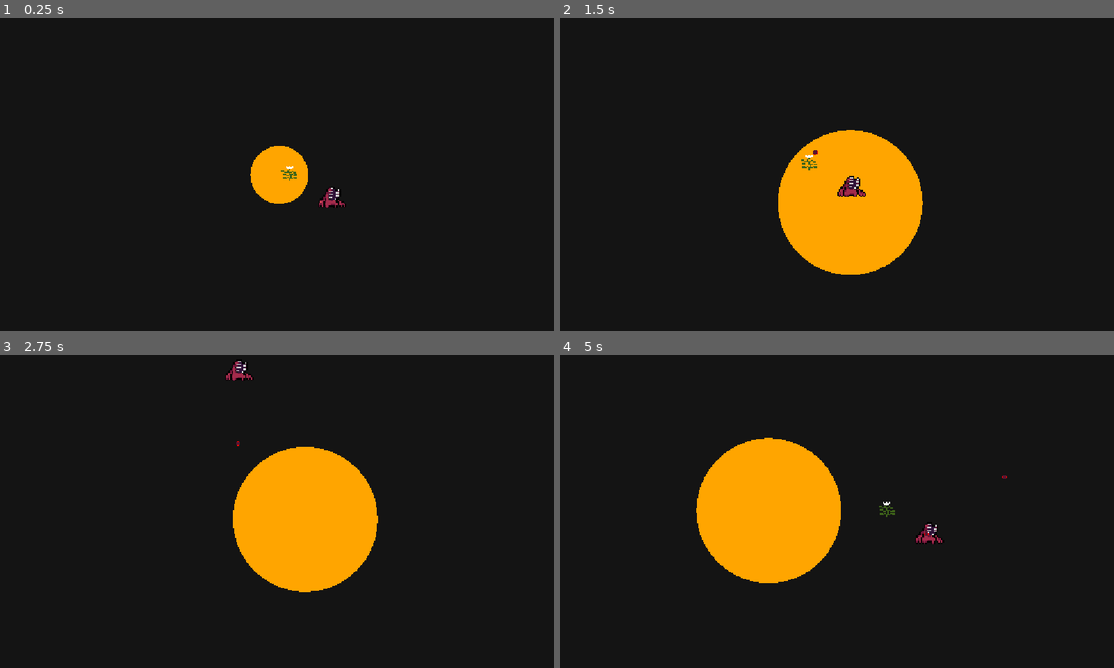
Above: before the commit, frames 1-4 (two rows, left to right).
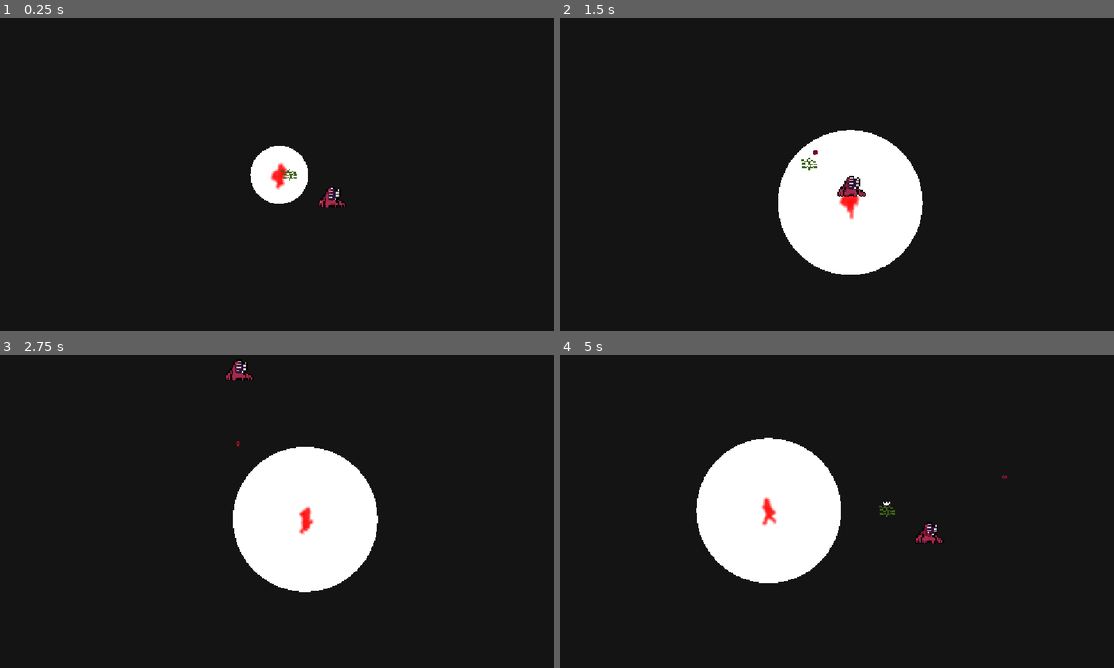
Above: after the commit, the same moments.

Repository: julianrugo22/jamprom
Game: Godot game, scene res://scenes/main.tscn
Two runs of this game, one before a commit and one after it. Both use one fixed random seed, a clock stepped at 60 frames per second and the inputs below. The engine's default icon, where the game draws it, is replaced by a stand-in: a white triangle on a blue panel in a dark square.
Inputs (mouse positions are in pixels of both pictures, inside the frame that each line leads up to):
- Up to frame 1 (0.25 s): no input
- Up to frame 2 (1.5 s): move the mouse to (958, 158) at 0.52 s; hold Right (ui_right) 0.53-1.28 s; hold Space (Dash_attack) 0.53-1.28 s; click (958, 158) at 0.67 s; move the mouse to (726, 190) at 1.27 s; hold Down (ui_down) from 1.28 s (still down); tap Space (Dash_attack) at 1.35 s
- Up to frame 3 (2.75 s): move the mouse to (332, 442) at 2.02 s; release Down (ui_down) at 2.03 s; hold Right (ui_right) from 2.03 s (still down); hold Space (Dash_attack) from 2.03 s (still down)
- Up to frame 4 (5 s): move the mouse to (809, 574) at 2.77 s; release Right (ui_right) at 2.78 s; release Space (Dash_attack) at 2.78 s; hold Up (ui_up) 2.78-3.53 s; tap Space (Dash_attack) at 2.85, 4.35 s; click (809, 574) at 2.92 s; move the mouse to (1003, 558) at 3.52 s; hold Space (Dash_attack) 3.53-4.28 s; hold Left (ui_left) from 3.53 s (still down); move the mouse to (670, 464) at 4.27 s

The runs differ from the first frame. In frame 1, 1.5% of the frame differs, in the area x 45-56%, y 40-60%; in frame 2, 9.2%; in frame 3, 9.5%, in the area x 42-69%, y 29-76%; in frame 4, 9.5%.

Commit message:
a priori el hero

Diff:
--- a/data/parameters.gd
+++ b/data/parameters.gd
@@ -1,6 +1,6 @@
 extends Node
 
-
+var DIRECTION_ADJUSTMENT:float = 0.4
 var CHARGING_TIMER:float = 2
 var DASH_TIMER:float = 1
 var DASH_SPEED = 800
--- a/scenes/hero.gd
+++ b/scenes/hero.gd
@@ -1,10 +1,11 @@
 extends CharacterBody2D
-
+var _direction: Vector2 = Vector2(0,0)
 @export var animation: Node
 @onready var _charge_timer = $Charge_Timer
 @onready var _dash_timer = $Dash_Timer
 signal request_tracking
-
+var CARDINALS_NAMES = ["n", "ne", "e", "se", "s", "sw", "w", "nw"]
+var CARDINALS_VECTORS = [ Vector2(0,-1), Vector2(1,-1).normalized(), Vector2(1,0), Vector2(1,1).normalized(), Vector2(0,1), Vector2(-1,1).normalized(), Vector2(-1,0), Vector2(-1,-1).normalized() ]
 var _momentum: float = 0
 var _is_dashing = false
 var _dash_charged = false
@@ -45,8 +46,8 @@
 
 
 func _physics_process(delta: float) -> void:
+	_direction = Vector2(0,0)
 
-	var _direction: Vector2 = Vector2(0,0)
 	if Input.is_action_pressed("ui_right"):
 		_direction += Vector2(1,0)
 
@@ -83,14 +84,26 @@
 func _process(delta: float) -> void:
 	_radius = clamp(_momentum * Param.MOMENTUM_RADIUS_CONVERSION, Param.STARTING_MOMENTUM * Param.MOMENTUM_RADIUS_CONVERSION, Param.MAX_RADIUS)
 
-	animation.play("run")
+	var _animation_name = "idle_"
+
+	if _momentum == 0:
+		_animation_name = "idle_"
+	else:
+		_animation_name = "run_"
+
+		#animation.play("run")
+
+	for i in range(8):
+		if _direction == CARDINALS_VECTORS[i]:
+			animation.play(_animation_name + CARDINALS_NAMES[i])
+
 
 	queue_redraw()
 
 
 
 func _draw():
-	draw_circle(Vector2.ZERO, _radius, Color.ORANGE)
+	draw_circle(Vector2.ZERO, _radius, Color.WHITE)
 
 
 func _on_timer_timeout() -> void:
--- a/scenes/hero.tscn
+++ b/scenes/hero.tscn
@@ -2,6 +2,14 @@
 
 [ext_resource type="Texture2D" uid="uid://85guwe3um8ch" path="res://assets/male_hero_template.png" id="1_3uyx6"]
 [ext_resource type="Script" uid="uid://cg33sl6vt5mp1" path="res://scenes/hero.gd" id="1_yvbpl"]
+[ext_resource type="Texture2D" uid="uid://c3jfnoowl2kno" path="res://assets/animacionespicantesanashe/rollnashe_6.png" id="3_n5qna"]
+[ext_resource type="Texture2D" uid="uid://6srcenkvtmel" path="res://assets/animacionespicantesanashe/rollnashe_4.png" id="4_d6xj2"]
+[ext_resource type="Texture2D" uid="uid://bs4i4c1nkydrw" path="res://assets/animacionespicantesanashe/rollnashe_5.png" id="5_sryfu"]
+[ext_resource type="Texture2D" uid="uid://dykvg0dovhbsf" path="res://assets/animacionespicantesanashe/rollnashe_3.png" id="6_6mqrs"]
+[ext_resource type="Texture2D" uid="uid://cq2232bvktvwm" path="res://assets/animacionespicantesanashe/rollnashe_8.png" id="7_k8rms"]
+[ext_resource type="Texture2D" uid="uid://bk5k7kaue87lx" path="res://assets/animacionespicantesanashe/rollnashe_7.png" id="8_lunib"]
+[ext_resource type="Texture2D" uid="uid://b02a440eywnos" path="res://assets/animacionespicantesanashe/rollnashe_1.png" id="9_2grt1"]
+[ext_resource type="Texture2D" uid="uid://bk5p5bwm0cd5d" path="res://assets/animacionespicantesanashe/rollnashe_2.png" id="10_wynkb"]
 
 [sub_resource type="AtlasTexture" id="AtlasTexture_yvbpl"]
 atlas = ExtResource("1_3uyx6")
@@ -46,6 +54,422 @@
 [sub_resource type="AtlasTexture" id="AtlasTexture_6mqrs"]
 atlas = ExtResource("1_3uyx6")
 region = Rect2(1152, 384, 128, 128)
+
+[sub_resource type="AtlasTexture" id="AtlasTexture_fuux7"]
+atlas = ExtResource("3_n5qna")
+region = Rect2(0, 0, 256, 256)
+
+[sub_resource type="AtlasTexture" id="AtlasTexture_8m75t"]
+atlas = ExtResource("3_n5qna")
+region = Rect2(256, 0, 256, 256)
+
+[sub_resource type="AtlasTexture" id="AtlasTexture_rvoeo"]
+atlas = ExtResource("3_n5qna")
+region = Rect2(512, 0, 256, 256)
+
+[sub_resource type="AtlasTexture" id="AtlasTexture_syei6"]
+atlas = ExtResource("3_n5qna")
+region = Rect2(768, 0, 256, 256)
+
+[sub_resource type="AtlasTexture" id="AtlasTexture_85qs6"]
+atlas = ExtResource("3_n5qna")
+region = Rect2(0, 256, 256, 256)
+
+[sub_resource type="AtlasTexture" id="AtlasTexture_wc88v"]
+atlas = ExtResource("3_n5qna")
+region = Rect2(256, 256, 256, 256)
+
+[sub_resource type="AtlasTexture" id="AtlasTexture_kt0c4"]
+atlas = ExtResource("3_n5qna")
+region = Rect2(512, 256, 256, 256)
+
+[sub_resource type="AtlasTexture" id="AtlasTexture_rpah5"]
+atlas = ExtResource("3_n5qna")
+region = Rect2(768, 256, 256, 256)
+
+[sub_resource type="AtlasTexture" id="AtlasTexture_4kg8r"]
+atlas = ExtResource("3_n5qna")
+region = Rect2(0, 512, 256, 256)
+
+[sub_resource type="AtlasTexture" id="AtlasTexture_4ul70"]
+atlas = ExtResource("3_n5qna")
+region = Rect2(256, 512, 256, 256)
+
+[sub_resource type="AtlasTexture" id="AtlasTexture_61g13"]
+atlas = ExtResource("3_n5qna")
+region = Rect2(512, 512, 256, 256)
+
+[sub_resource type="AtlasTexture" id="AtlasTexture_7l7r2"]
+atlas = ExtResource("3_n5qna")
+region = Rect2(768, 512, 256, 256)
+
+[sub_resource type="AtlasTexture" id="AtlasTexture_nh6g3"]
+atlas = ExtResource("3_n5qna")
+region = Rect2(0, 768, 256, 256)
+
+[sub_resource type="AtlasTexture" id="AtlasTexture_8v78m"]
+atlas = ExtResource("4_d6xj2")
+region = Rect2(0, 0, 256, 256)
+
+[sub_resource type="AtlasTexture" id="AtlasTexture_48qaf"]
+atlas = ExtResource("4_d6xj2")
+region = Rect2(256, 0, 256, 256)
+
+[sub_resource type="AtlasTexture" id="AtlasTexture_delsk"]
+atlas = ExtResource("4_d6xj2")
+region = Rect2(512, 0, 256, 256)
+
+[sub_resource type="AtlasTexture" id="AtlasTexture_158md"]
+atlas = ExtResource("4_d6xj2")
+region = Rect2(768, 0, 256, 256)
+
+[sub_resource type="AtlasTexture" id="AtlasTexture_j0f64"]
+atlas = ExtResource("4_d6xj2")
+region = Rect2(0, 256, 256, 256)
+
+[sub_resource type="AtlasTexture" id="AtlasTexture_akksl"]
+atlas = ExtResource("4_d6xj2")
+region = Rect2(256, 256, 256, 256)
+
+[sub_resource type="AtlasTexture" id="AtlasTexture_u7rdq"]
+atlas = ExtResource("4_d6xj2")
+region = Rect2(512, 256, 256, 256)
+
+[sub_resource type="AtlasTexture" id="AtlasTexture_pku1t"]
+atlas = ExtResource("4_d6xj2")
+region = Rect2(768, 256, 256, 256)
+
+[sub_resource type="AtlasTexture" id="AtlasTexture_fd06a"]
+atlas = ExtResource("4_d6xj2")
+region = Rect2(0, 512, 256, 256)
+
+[sub_resource type="AtlasTexture" id="AtlasTexture_dvtb3"]
+atlas = ExtResource("4_d6xj2")
+region = Rect2(256, 512, 256, 256)
+
+[sub_resource type="AtlasTexture" id="AtlasTexture_u7y3v"]
+atlas = ExtResource("4_d6xj2")
+region = Rect2(512, 512, 256, 256)
+
+[sub_resource type="AtlasTexture" id="AtlasTexture_u7ksq"]
+atlas = ExtResource("4_d6xj2")
+region = Rect2(768, 512, 256, 256)
+
+[sub_resource type="AtlasTexture" id="AtlasTexture_lyirt"]
+atlas = ExtResource("4_d6xj2")
+region = Rect2(0, 768, 256, 256)
+
+[sub_resource type="AtlasTexture" id="AtlasTexture_pasmt"]
+atlas = ExtResource("5_sryfu")
+region = Rect2(0, 0, 256, 256)
+
+[sub_resource type="AtlasTexture" id="AtlasTexture_tsxnk"]
+atlas = ExtResource("5_sryfu")
+region = Rect2(256, 0, 256, 256)
+
+[sub_resource type="AtlasTexture" id="AtlasTexture_6xrt3"]
+atlas = ExtResource("5_sryfu")
+region = Rect2(512, 0, 256, 256)
+
+[sub_resource type="AtlasTexture" id="AtlasTexture_54d4v"]
+atlas = ExtResource("5_sryfu")
+region = Rect2(768, 0, 256, 256)
+
+[sub_resource type="AtlasTexture" id="AtlasTexture_m72ym"]
+atlas = ExtResource("5_sryfu")
+region = Rect2(0, 256, 256, 256)
+
+[sub_resource type="AtlasTexture" id="AtlasTexture_5e70t"]
+atlas = ExtResource("5_sryfu")
+region = Rect2(256, 256, 256, 256)
+
+[sub_resource type="AtlasTexture" id="AtlasTexture_5dxqo"]
+atlas = ExtResource("5_sryfu")
+region = Rect2(512, 256, 256, 256)
+
+[sub_resource type="AtlasTexture" id="AtlasTexture_4v2qv"]
+atlas = ExtResource("5_sryfu")
+region = Rect2(768, 256, 256, 256)
+
+[sub_resource type="AtlasTexture" id="AtlasTexture_05r1h"]
+atlas = ExtResource("5_sryfu")
+region = Rect2(0, 512, 256, 256)
+
+[sub_resource type="AtlasTexture" id="AtlasTexture_i8in1"]
+atlas = ExtResource("5_sryfu")
+region = Rect2(256, 512, 256, 256)
+
+[sub_resource type="AtlasTexture" id="AtlasTexture_hn7jl"]
+atlas = ExtResource("5_sryfu")
+region = Rect2(512, 512, 256, 256)
+
+[sub_resource type="AtlasTexture" id="AtlasTexture_jjdmo"]
+atlas = ExtResource("5_sryfu")
+region = Rect2(768, 512, 256, 256)
+
+[sub_resource type="AtlasTexture" id="AtlasTexture_ffar2"]
+atlas = ExtResource("5_sryfu")
+region = Rect2(0, 768, 256, 256)
+
+[sub_resource type="AtlasTexture" id="AtlasTexture_t0jj8"]
+atlas = ExtResource("6_6mqrs")
+region = Rect2(0, 0, 256, 256)
+
+[sub_resource type="AtlasTexture" id="AtlasTexture_bjjcb"]
+atlas = ExtResource("6_6mqrs")
+region = Rect2(256, 0, 256, 256)
+
+[sub_resource type="AtlasTexture" id="AtlasTexture_1ktsb"]
+atlas = ExtResource("6_6mqrs")
+region = Rect2(512, 0, 256, 256)
+
+[sub_resource type="AtlasTexture" id="AtlasTexture_5gu81"]
+atlas = ExtResource("6_6mqrs")
+region = Rect2(768, 0, 256, 256)
+
+[sub_resource type="AtlasTexture" id="AtlasTexture_ps45g"]
+atlas = ExtResource("6_6mqrs")
+region = Rect2(0, 256, 256, 256)
+
+[sub_resource type="AtlasTexture" id="AtlasTexture_fbll3"]
+atlas = ExtResource("6_6mqrs")
+region = Rect2(256, 256, 256, 256)
+
+[sub_resource type="AtlasTexture" id="AtlasTexture_aw3ld"]
+atlas = ExtResource("6_6mqrs")
+region = Rect2(512, 256, 256, 256)
+
+[sub_resource type="AtlasTexture" id="AtlasTexture_pfjxo"]
+atlas = ExtResource("6_6mqrs")
+region = Rect2(768, 256, 256, 256)
+
+[sub_resource type="AtlasTexture" id="AtlasTexture_lrikj"]
+atlas = ExtResource("6_6mqrs")
+region = Rect2(0, 512, 256, 256)
+
+[sub_resource type="AtlasTexture" id="AtlasTexture_rx3em"]
+atlas = ExtResource("6_6mqrs")
+region = Rect2(256, 512, 256, 256)
+
+[sub_resource type="AtlasTexture" id="AtlasTexture_se6mv"]
+atlas = ExtResource("6_6mqrs")
+region = Rect2(512, 512, 256, 256)
+
+[sub_resource type="AtlasTexture" id="AtlasTexture_qvhjw"]
+atlas = ExtResource("6_6mqrs")
+region = Rect2(768, 512, 256, 256)
+
+[sub_resource type="AtlasTexture" id="AtlasTexture_12dr8"]
+atlas = ExtResource("6_6mqrs")
+region = Rect2(0, 768, 256, 256)
+
+[sub_resource type="AtlasTexture" id="AtlasTexture_ov74w"]
+atlas = ExtResource("7_k8rms")
+region = Rect2(0, 0, 256, 256)
+
+[sub_resource type="AtlasTexture" id="AtlasTexture_d0tjj"]
+atlas = ExtResource("7_k8rms")
+region = Rect2(256, 0, 256, 256)
+
+[sub_resource type="AtlasTexture" id="AtlasTexture_dh4be"]
+atlas = ExtResource("7_k8rms")
+region = Rect2(512, 0, 256, 256)
+
+[sub_resource type="AtlasTexture" id="AtlasTexture_a8lnc"]
+atlas = ExtResource("7_k8rms")
+region = Rect2(768, 0, 256, 256)
+
+[sub_resource type="AtlasTexture" id="AtlasTexture_jniie"]
+atlas = ExtResource("7_k8rms")
+region = Rect2(0, 256, 256, 256)
+
+[sub_resource type="AtlasTexture" id="AtlasTexture_d88lm"]
+atlas = ExtResource("7_k8rms")
+region = Rect2(256, 256, 256, 256)
+
+[sub_resource type="AtlasTexture" id="AtlasTexture_mpkdo"]
+atlas = ExtResource("7_k8rms")
+region = Rect2(512, 256, 256, 256)
+
+[sub_resource type="AtlasTexture" id="AtlasTexture_oayr2"]
+atlas = ExtResource("7_k8rms")
+region = Rect2(768, 256, 256, 256)
+
+[sub_resource type="AtlasTexture" id="AtlasTexture_p0r7a"]
+atlas = ExtResource("7_k8rms")
+region = Rect2(0, 512, 256, 256)
+
+[sub_resource type="AtlasTexture" id="AtlasTexture_6biqx"]
+atlas = ExtResource("7_k8rms")
+region = Rect2(256, 512, 256, 256)
+
+[sub_resource type="AtlasTexture" id="AtlasTexture_1b1mi"]
+atlas = ExtResource("7_k8rms")
+region = Rect2(512, 512, 256, 256)
+
+[sub_resource type="AtlasTexture" id="AtlasTexture_sangf"]
+atlas = ExtResource("7_k8rms")
+region = Rect2(768, 512, 256, 256)
+
+[sub_resource type="AtlasTexture" id="AtlasTexture_sr8qx"]
+atlas = ExtResource("7_k8rms")
+region = Rect2(0, 768, 256, 256)
+
+[sub_resource type="AtlasTexture" id="AtlasTexture_bik4e"]
+atlas = ExtResource("8_lunib")
+region = Rect2(0, 0, 256, 256)
+
+[sub_resource type="AtlasTexture" id="AtlasTexture_omgoq"]
+atlas = ExtResource("8_lunib")
+region = Rect2(256, 0, 256, 256)
+
+[sub_resource type="AtlasTexture" id="AtlasTexture_madks"]
+atlas = ExtResource("8_lunib")
+region = Rect2(512, 0, 256, 256)
+
+[sub_resource type="AtlasTexture" id="AtlasTexture_osulc"]
+atlas = ExtResource("8_lunib")
+region = Rect2(768, 0, 256, 256)
+
+[sub_resource type="AtlasTexture" id="AtlasTexture_cupsh"]
+atlas = ExtResource("8_lunib")
+region = Rect2(0, 256, 256, 256)
+
+[sub_resource type="AtlasTexture" id="AtlasTexture_t1ln6"]
+atlas = ExtResource("8_lunib")
+region = Rect2(256, 256, 256, 256)
+
+[sub_resource type="AtlasTexture" id="AtlasTexture_5r5he"]
+atlas = ExtResource("8_lunib")
+region = Rect2(512, 256, 256, 256)
+
+[sub_resource type="AtlasTexture" id="AtlasTexture_cuxdf"]
+atlas = ExtResource("8_lunib")
+region = Rect2(768, 256, 256, 256)
+
+[sub_resource type="AtlasTexture" id="AtlasTexture_5wdp5"]
+atlas = ExtResource("8_lunib")
+region = Rect2(0, 512, 256, 256)
+
+[sub_resource type="AtlasTexture" id="AtlasTexture_2hime"]
+atlas = ExtResource("8_lunib")
+region = Rect2(256, 512, 256, 256)
+
+[sub_resource type="AtlasTexture" id="AtlasTexture_om82x"]
+atlas = ExtResource("8_lunib")
+region = Rect2(512, 512, 256, 256)
+
+[sub_resource type="AtlasTexture" id="AtlasTexture_4i1q1"]
+atlas = ExtResource("8_lunib")
+region = Rect2(768, 512, 256, 256)
+
+[sub_resource type="AtlasTexture" id="AtlasTexture_tpyd7"]
+atlas = ExtResource("8_lunib")
+region = Rect2(0, 768, 256, 256)
+
+[sub_resource type="AtlasTexture" id="AtlasTexture_pt7ix"]
+atlas = ExtResource("9_2grt1")
+region = Rect2(0, 0, 256, 256)
+
+[sub_resource type="AtlasTexture" id="AtlasTexture_2r1es"]
+atlas = ExtResource("9_2grt1")
+region = Rect2(256, 0, 256, 256)
+
+[sub_resource type="AtlasTexture" id="AtlasTexture_66xhi"]
+atlas = ExtResource("9_2grt1")
+region = Rect2(512, 0, 256, 256)
+
+[sub_resource type="AtlasTexture" id="AtlasTexture_nsrlc"]
+atlas = ExtResource("9_2grt1")
+region = Rect2(768, 0, 256, 256)
+
+[sub_resource type="AtlasTexture" id="AtlasTexture_gwhpc"]
+atlas = ExtResource("9_2grt1")
+region = Rect2(0, 256, 256, 256)
+
+[sub_resource type="AtlasTexture" id="AtlasTexture_7rofg"]
+atlas = ExtResource("9_2grt1")
+region = Rect2(256, 256, 256, 256)
+
+[sub_resource type="AtlasTexture" id="AtlasTexture_u7v2r"]
+atlas = ExtResource("9_2grt1")
+region = Rect2(512, 256, 256, 256)
+
+[sub_resource type="AtlasTexture" id="AtlasTexture_oag2j"]
+atlas = ExtResource("9_2grt1")
+region = Rect2(768, 256, 256, 256)
+
+[sub_resource type="AtlasTexture" id="AtlasTexture_0mga8"]
+atlas = ExtResource("9_2grt1")
+region = Rect2(0, 512, 256, 256)
+
+[sub_resource type="AtlasTexture" id="AtlasTexture_435n0"]
+atlas = ExtResource("9_2grt1")
+region = Rect2(256, 512, 256, 256)
+
+[sub_resource type="AtlasTexture" id="AtlasTexture_rh1ln"]
+atlas = ExtResource("9_2grt1")
+region = Rect2(512, 512, 256, 256)
+
+[sub_resource type="AtlasTexture" id="AtlasTexture_71qjl"]
+atlas = ExtResource("9_2grt1")
+region = Rect2(768, 512, 256, 256)
+
+[sub_resource type="AtlasTexture" id="AtlasTexture_w1vil"]
+atlas = ExtResource("9_2grt1")
+region = Rect2(0, 768, 256, 256)
+
+[sub_resource type="AtlasTexture" id="AtlasTexture_fl6on"]
+atlas = ExtResource("10_wynkb")
+region = Rect2(0, 0, 256, 256)
+
+[sub_resource type="AtlasTexture" id="AtlasTexture_m40by"]
+atlas = ExtResource("10_wynkb")
+region = Rect2(256, 0, 256, 256)
+
+[sub_resource type="AtlasTexture" id="AtlasTexture_5agst"]
+atlas = ExtResource("10_wynkb")
+region = Rect2(512, 0, 256, 256)
+
+[sub_resource type="AtlasTexture" id="AtlasTexture_4c5y1"]
+atlas = ExtResource("10_wynkb")
+region = Rect2(768, 0, 256, 256)
+
+[sub_resource type="AtlasTexture" id="AtlasTexture_6aqs4"]
+atlas = ExtResource("10_wynkb")
+region = Rect2(0, 256, 256, 256)
+
+[sub_resource type="AtlasTexture" id="AtlasTexture_fs4dd"]
+atlas = ExtResource("10_wynkb")
+region = Rect2(256, 256, 256, 256)
+
+[sub_resource type="AtlasTexture" id="AtlasTexture_5hniv"]
+atlas = ExtResource("10_wynkb")
+region = Rect2(512, 256, 256, 256)
+
+[sub_resource type="AtlasTexture" id="AtlasTexture_opgfv"]
+atlas = ExtResource("10_wynkb")
+region = Rect2(768, 256, 256, 256)
+
+[sub_resource type="AtlasTexture" id="AtlasTexture_nqgac"]
+atlas = ExtResource("10_wynkb")
+region = Rect2(0, 512, 256, 256)
+
+[sub_resource type="AtlasTexture" id="AtlasTexture_w74uk"]
+atlas = ExtResource("10_wynkb")
+region = Rect2(256, 512, 256, 256)
+
+[sub_resource type="AtlasTexture" id="AtlasTexture_du6dg"]
+atlas = ExtResource("10_wynkb")
+region = Rect2(512, 512, 256, 256)
+
+[sub_resource type="AtlasTexture" id="AtlasTexture_cankp"]
+atlas = ExtResource("10_wynkb")
+region = Rect2(768, 512, 256, 256)
+
+[sub_resource type="AtlasTexture" id="AtlasTexture_tnh6x"]
+atlas = ExtResource("10_wynkb")
+region = Rect2(0, 768, 256, 256)
 
 [sub_resource type="SpriteFrames" id="SpriteFrames_rptwj"]
 animations = [{
@@ -90,6 +514,358 @@
 }],
 "loop": 1,
 "name": &"run",
+"speed": 20.0
+}, {
+"frames": [{
+"duration": 1.0,
+"texture": SubResource("AtlasTexture_fuux7")
+}, {
+"duration": 1.0,
+"texture": SubResource("AtlasTexture_8m75t")
+}, {
+"duration": 1.0,
+"texture": SubResource("AtlasTexture_rvoeo")
+}, {
+"duration": 1.0,
+"texture": SubResource("AtlasTexture_syei6")
+}, {
+"duration": 1.0,
+"texture": SubResource("AtlasTexture_85qs6")
+}, {
+"duration": 1.0,
+"texture": SubResource("AtlasTexture_wc88v")
+}, {
+"duration": 1.0,
+"texture": SubResource("AtlasTexture_kt0c4")
+}, {
+"duration": 1.0,
+"texture": SubResource("AtlasTexture_rpah5")
+}, {
+"duration": 1.0,
+"texture": SubResource("AtlasTexture_4kg8r")
+}, {
+"duration": 1.0,
+"texture": SubResource("AtlasTexture_4ul70")
+}, {
+"duration": 1.0,
+"texture": SubResource("AtlasTexture_61g13")
+}, {
+"duration": 1.0,
+"texture": SubResource("AtlasTexture_7l7r2")
+}, {
+"duration": 1.0,
+"texture": SubResource("AtlasTexture_nh6g3")
+}],
+"loop": 1,
+"name": &"run_e",
+"speed": 20.0
+}, {
+"frames": [{
+"duration": 1.0,
+"texture": SubResource("AtlasTexture_8v78m")
+}, {
+"duration": 1.0,
+"texture": SubResource("AtlasTexture_48qaf")
+}, {
+"duration": 1.0,
+"texture": SubResource("AtlasTexture_delsk")
+}, {
+"duration": 1.0,
+"texture": SubResource("AtlasTexture_158md")
+}, {
+"duration": 1.0,
+"texture": SubResource("AtlasTexture_j0f64")
+}, {
+"duration": 1.0,
+"texture": SubResource("AtlasTexture_akksl")
+}, {
+"duration": 1.0,
+"texture": SubResource("AtlasTexture_u7rdq")
+}, {
+"duration": 1.0,
+"texture": SubResource("AtlasTexture_pku1t")
+}, {
+"duration": 1.0,
+"texture": SubResource("AtlasTexture_fd06a")
+}, {
+"duration": 1.0,
+"texture": SubResource("AtlasTexture_dvtb3")
+}, {
+"duration": 1.0,
+"texture": SubResource("AtlasTexture_u7y3v")
+}, {
+"duration": 1.0,
+"texture": SubResource("AtlasTexture_u7ksq")
+}, {
+"duration": 1.0,
+"texture": SubResource("AtlasTexture_lyirt")
+}],
+"loop": 1,
+"name": &"run_n",
+"speed": 20.0
+}, {
+"frames": [{
+"duration": 1.0,
+"texture": SubResource("AtlasTexture_pasmt")
+}, {
+"duration": 1.0,
+"texture": SubResource("AtlasTexture_tsxnk")
+}, {
+"duration": 1.0,
+"texture": SubResource("AtlasTexture_6xrt3")
+}, {
+"duration": 1.0,
+"texture": SubResource("AtlasTexture_54d4v")
+}, {
+"duration": 1.0,
+"texture": SubResource("AtlasTexture_m72ym")
+}, {
+"duration": 1.0,
+"texture": SubResource("AtlasTexture_5e70t")
+}, {
+"duration": 1.0,
+"texture": SubResource("AtlasTexture_5dxqo")
+}, {
+"duration": 1.0,
+"texture": SubResource("AtlasTexture_4v2qv")
+}, {
+"duration": 1.0,
+"texture": SubResource("AtlasTexture_05r1h")
+}, {
+"duration": 1.0,
+"texture": SubResource("AtlasTexture_i8in1")
+}, {
+"duration": 1.0,
+"texture": SubResource("AtlasTexture_hn7jl")
+}, {
+"duration": 1.0,
+"texture": SubResource("AtlasTexture_jjdmo")
+}, {
+"duration": 1.0,
+"texture": SubResource("AtlasTexture_ffar2")
+}],
+"loop": 1,
+"name": &"run_ne",
+"speed": 20.0
+}, {
+"frames": [{
+"duration": 1.0,
+"texture": SubResource("AtlasTexture_t0jj8")
+}, {
+"duration": 1.0,
+"texture": SubResource("AtlasTexture_bjjcb")
+}, {
+"duration": 1.0,
+"texture": SubResource("AtlasTexture_1ktsb")
+}, {
+"duration": 1.0,
+"texture": SubResource("AtlasTexture_5gu81")
+}, {
+"duration": 1.0,
+"texture": SubResource("AtlasTexture_ps45g")
+}, {
+"duration": 1.0,
+"texture": SubResource("AtlasTexture_fbll3")
+}, {
+"duration": 1.0,
+"texture": SubResource("AtlasTexture_aw3ld")
+}, {
+"duration": 1.0,
+"texture": SubResource("AtlasTexture_pfjxo")
+}, {
+"duration": 1.0,
+"texture": SubResource("AtlasTexture_lrikj")
+}, {
+"duration": 1.0,
+"texture": SubResource("AtlasTexture_rx3em")
+}, {
+"duration": 1.0,
+"texture": SubResource("AtlasTexture_se6mv")
+}, {
+"duration": 1.0,
+"texture": SubResource("AtlasTexture_qvhjw")
+}, {
+"duration": 1.0,
+"texture": SubResource("AtlasTexture_12dr8")
+}],
+"loop": 1,
+"name": &"run_nw",
+"speed": 20.0
+}, {
+"frames": [{
+"duration": 1.0,
+"texture": SubResource("AtlasTexture_ov74w")
+}, {
+"duration": 1.0,
+"texture": SubResource("AtlasTexture_d0tjj")
+}, {
+"duration": 1.0,
+"texture": SubResource("AtlasTexture_dh4be")
+}, {
+"duration": 1.0,
+"texture": SubResource("AtlasTexture_a8lnc")
+}, {
+"duration": 1.0,
+"texture": SubResource("AtlasTexture_jniie")
+}, {
+"duration": 1.0,
+"texture": SubResource("AtlasTexture_d88lm")
+}, {
+"duration": 1.0,
+"texture": SubResource("AtlasTexture_mpkdo")
+}, {
+"duration": 1.0,
+"texture": SubResource("AtlasTexture_oayr2")
+}, {
+"duration": 1.0,
+"texture": SubResource("AtlasTexture_p0r7a")
+}, {
+"duration": 1.0,
+"texture": SubResource("AtlasTexture_6biqx")
+}, {
+"duration": 1.0,
+"texture": SubResource("AtlasTexture_1b1mi")
+}, {
+"duration": 1.0,
+"texture": SubResource("AtlasTexture_sangf")
+}, {
+"duration": 1.0,
+"texture": SubResource("AtlasTexture_sr8qx")
+}],
+"loop": 1,
+"name": &"run_s",
+"speed": 20.0
+}, {
+"frames": [{
+"duration": 1.0,
+"texture": SubResource("AtlasTexture_bik4e")
+}, {
+"duration": 1.0,
+"texture": SubResource("AtlasTexture_omgoq")
+}, {
+"duration": 1.0,
+"texture": SubResource("AtlasTexture_madks")
+}, {
+"duration": 1.0,
+"texture": SubResource("AtlasTexture_osulc")
+}, {
+"duration": 1.0,
+"texture": SubResource("AtlasTexture_cupsh")
+}, {
+"duration": 1.0,
+"texture": SubResource("AtlasTexture_t1ln6")
+}, {
+"duration": 1.0,
+"texture": SubResource("AtlasTexture_5r5he")
+}, {
+"duration": 1.0,
+"texture": SubResource("AtlasTexture_cuxdf")
+}, {
+"duration": 1.0,
+"texture": SubResource("AtlasTexture_5wdp5")
+}, {
+"duration": 1.0,
+"texture": SubResource("AtlasTexture_2hime")
+}, {
+"duration": 1.0,
+"texture": SubResource("AtlasTexture_om82x")
+}, {
+"duration": 1.0,
+"texture": SubResource("AtlasTexture_4i1q1")
+}, {
+"duration": 1.0,
+"texture": SubResource("AtlasTexture_tpyd7")
+}],
+"loop": 1,
+"name": &"run_se",
+"speed": 20.0
+}, {
+"frames": [{
+"duration": 1.0,
+"texture": SubResource("AtlasTexture_pt7ix")
+}, {
+"duration": 1.0,
+"texture": SubResource("AtlasTexture_2r1es")
+}, {
+"duration": 1.0,
+"texture": SubResource("AtlasTexture_66xhi")
+}, {
+"duration": 1.0,
+"texture": SubResource("AtlasTexture_nsrlc")
+}, {
+"duration": 1.0,
+"texture": SubResource("AtlasTexture_gwhpc")
+}, {
+"duration": 1.0,
+"texture": SubResource("AtlasTexture_7rofg")
+}, {
+"duration": 1.0,
+"texture": SubResource("AtlasTexture_u7v2r")
+}, {
+"duration": 1.0,
+"texture": SubResource("AtlasTexture_oag2j")
+}, {
+"duration": 1.0,
+"texture": SubResource("AtlasTexture_0mga8")
+}, {
+"duration": 1.0,
+"texture": SubResource("AtlasTexture_435n0")
+}, {
+"duration": 1.0,
+"texture": SubResource("AtlasTexture_rh1ln")
+}, {
+"duration": 1.0,
+"texture": SubResource("AtlasTexture_71qjl")
+}, {
+"duration": 1.0,
+"texture": SubResource("AtlasTexture_w1vil")
+}],
+"loop": 1,
+"name": &"run_sw",
+"speed": 20.0
+}, {
+"frames": [{
+"duration": 1.0,
+"texture": SubResource("AtlasTexture_fl6on")
+}, {
+"duration": 1.0,
+"texture": SubResource("AtlasTexture_m40by")
+}, {
+"duration": 1.0,
+"texture": SubResource("AtlasTexture_5agst")
+}, {
+"duration": 1.0,
+"texture": SubResource("AtlasTexture_4c5y1")
+}, {
+"duration": 1.0,
+"texture": SubResource("AtlasTexture_6aqs4")
+}, {
+"duration": 1.0,
+"texture": SubResource("AtlasTexture_fs4dd")
+}, {
+"duration": 1.0,
+"texture": SubResource("AtlasTexture_5hniv")
+}, {
+"duration": 1.0,
+"texture": SubResource("AtlasTexture_opgfv")
+}, {
+"duration": 1.0,
+"texture": SubResource("AtlasTexture_nqgac")
+}, {
+"duration": 1.0,
+"texture": SubResource("AtlasTexture_w74uk")
+}, {
+"duration": 1.0,
+"texture": SubResource("AtlasTexture_du6dg")
+}, {
+"duration": 1.0,
+"texture": SubResource("AtlasTexture_cankp")
+}, {
+"duration": 1.0,
+"texture": SubResource("AtlasTexture_tnh6x")
+}],
+"loop": 1,
+"name": &"run_w",
 "speed": 20.0
 }]
 
@@ -101,10 +877,9 @@
 animation = NodePath("AnimatedSprite2D")
 
 [node name="AnimatedSprite2D" type="AnimatedSprite2D" parent="." unique_id=2097021617]
-visible = false
+position = Vector2(0, 27)
 sprite_frames = SubResource("SpriteFrames_rptwj")
-animation = &"run"
-frame_progress = 0.70368844
+animation = &"run_se"
 
 [node name="CollisionShape2D" type="CollisionShape2D" parent="." unique_id=970918775]
 position = Vector2(0, 1)
